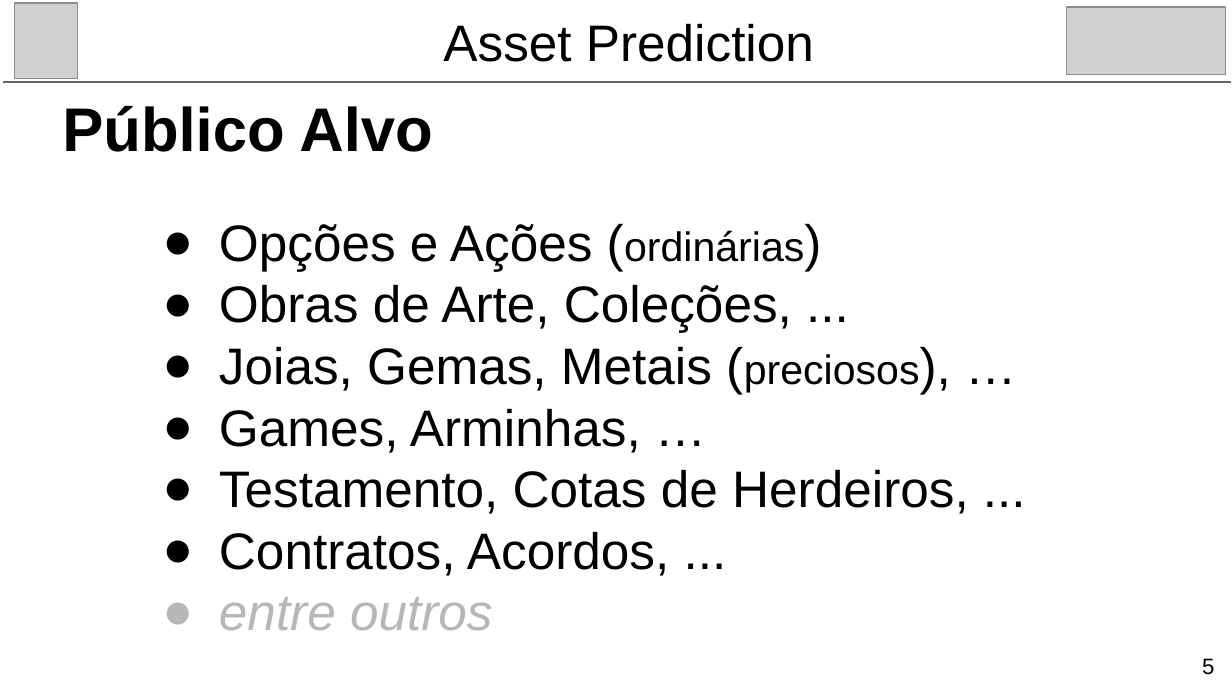
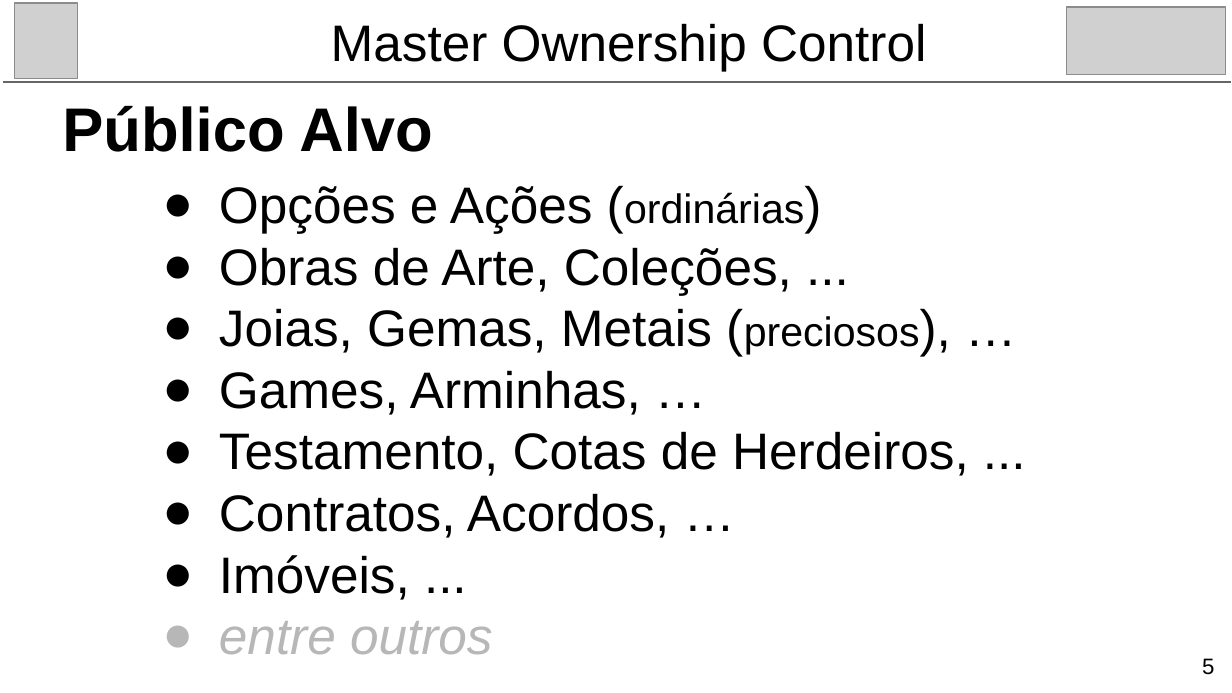
Before and after one commit to frajola-puc/frajola-puc.github.io, a slide deck: slide 5 of ppt/INF1305-TCII-Blockchain-T1-Ownership-14.21526-FlavioSilva-v201108.2214.pptx. Drawn at 1232x693 pixels with LibreOffice and Linux fonts; fonts in the diff are those of the drawing; grey boxes stand for pictures. Boxes give left, top, right and bottom in pixels: in the first picture for what was removed or moved away, otherwise in the second. Text is boxed around its words. In the diff, an @@ line names an element or a change of style, - is before the commit and + after.

```diff
--- a/ppt/INF1305-TCII-Blockchain-T1-Ownership-14.21526-FlavioSilva-v201108.2214.pptx
+++ b/ppt/INF1305-TCII-Blockchain-T1-Ownership-14.21526-FlavioSilva-v201108.2214.pptx
@@ title at (331, 23, 926, 71): text changed @@
-Asset Prediction
+Master Ownership Control
@@ text "Opções e Ações (ordinárias)": place and size @@
-text "Opções e Ações (ordinárias)" at (219, 224, 969, 630)
+text "Opções e Ações (ordinárias)" at (219, 186, 969, 600)
@@ text at (219, 493, 669, 600): text changed @@
-● Contratos, Acordos, ...
+● Contratos, Acordos, …
+● Imóveis, ...
```
Also in this commit, not shown: 8 other slides changed, 2 slides added, 1 slide removed, 4 other files.
